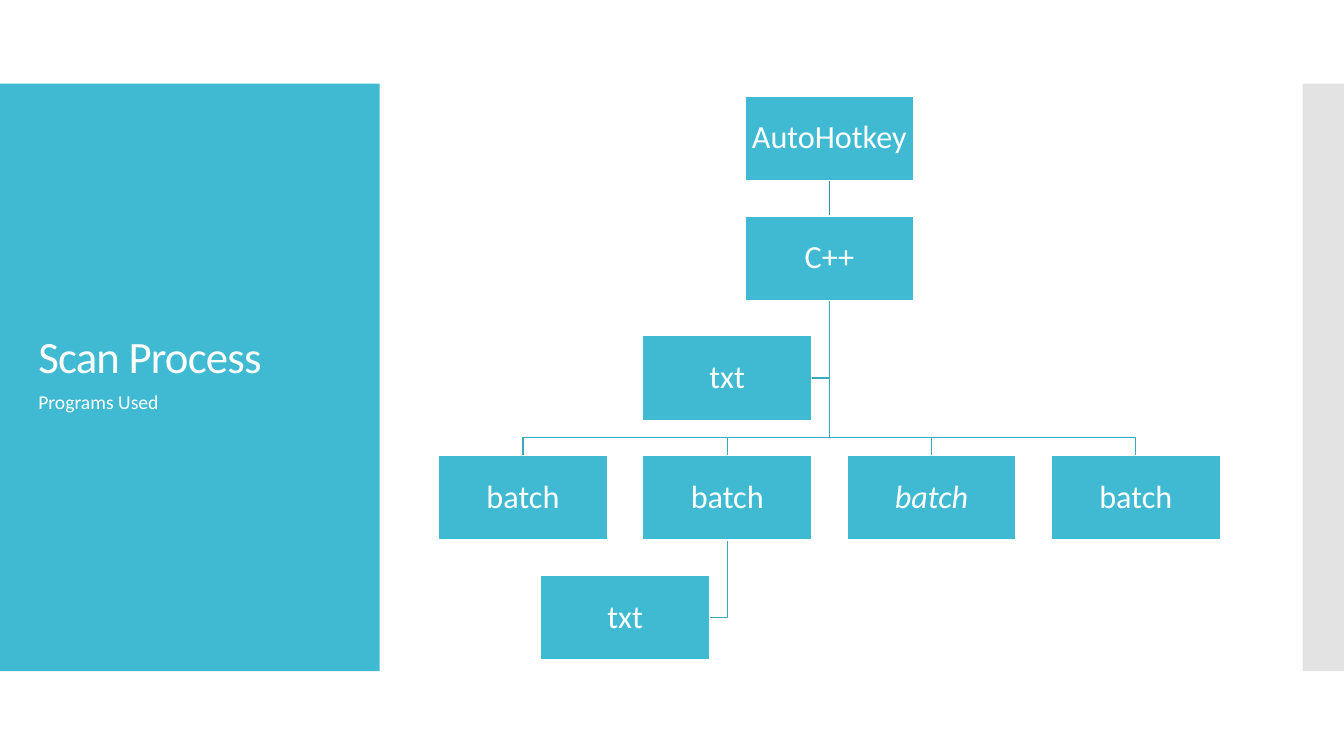
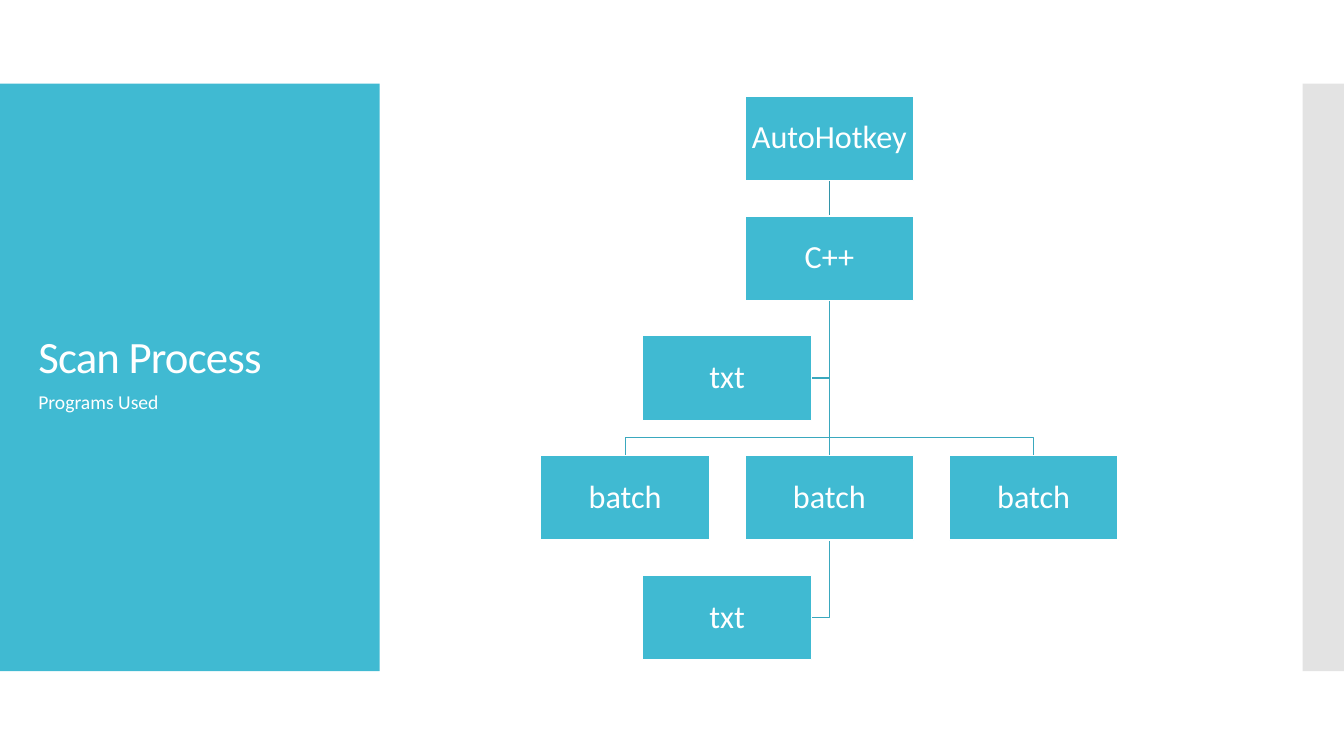
Before and after one commit to pixustechnologies/labelSerialNumberProject, a slide deck: slide 8 of LabelSerialNumberChangeProposal.pptx. Drawn at 1344x756 pixels with LibreOffice and Linux fonts; fonts in the diff are those of the drawing. Boxes give left, top, right and bottom in pixels: in the first picture for what was removed or moved away, otherwise in the second. Text is boxed around its words. In the diff, an @@ line names an element or a change of style, - is before the commit and + after.

```diff
--- a/LabelSerialNumberChangeProposal.pptx
+++ b/LabelSerialNumberChangeProposal.pptx
@@ freeform shape: place and size @@
-freeform shape at [523,300,830,456]
+freeform shape at [625,300,830,456]
@@ freeform shape removed at [728,300,830,456] @@
@@ freeform shape: place and size @@
-freeform shape at [830,300,932,456]
+freeform shape at [825,300,835,456]
@@ freeform shape: place and size @@
-freeform shape at [830,300,1136,456]
+freeform shape at [830,300,1034,456]
@@ text "batch": place and size @@
-text "batch" at [691,485,764,508]
+text "batch" at [589,485,662,508]
@@ rectangle: place and size @@
-rectangle at [643,456,812,540]
+rectangle at [541,456,710,540]
@@ text "batch": place and size @@
-text "batch" at [486,485,559,508]
+text "batch" at [793,485,866,508]
@@ rectangle: place and size @@
-rectangle at [439,456,607,540]
+rectangle at [745,456,913,540]
@@ text "batch" at [997,485,1070,509]: italic off @@
@@ rectangle removed at [1052,456,1220,540] @@
@@ text removed at [1099,485,1172,508] @@
-batch
@@ 2 texts, 2 rectangles, 1 freeform shape: place and size @@
-2 texts, 2 rectangles, 1 freeform shape at [541,456,1016,660]
+2 texts, 2 rectangles, 1 freeform shape at [643,456,1118,660]
```
Also in this commit, not shown: 3 other slides changed, 11 other files.
